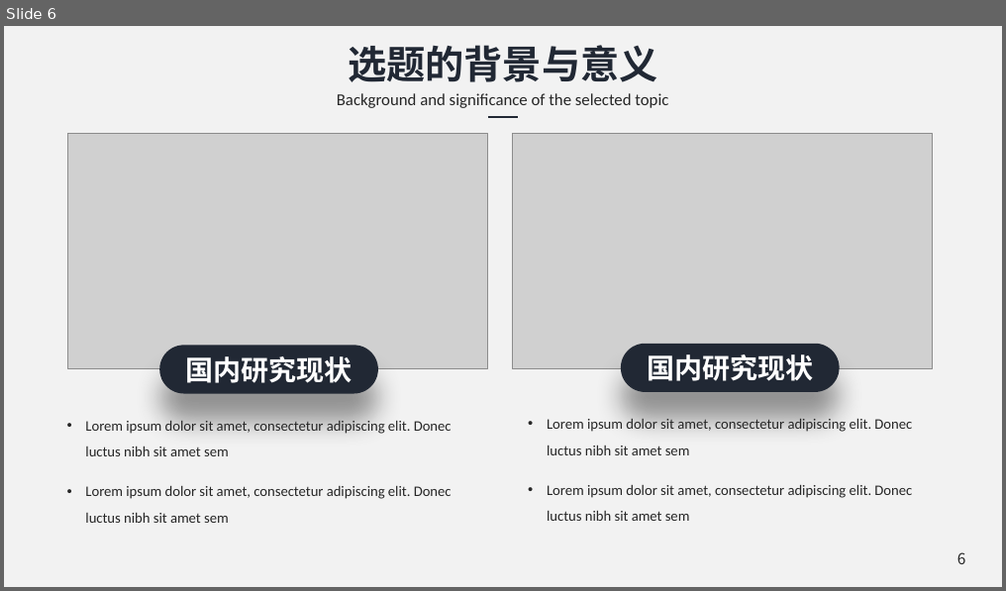
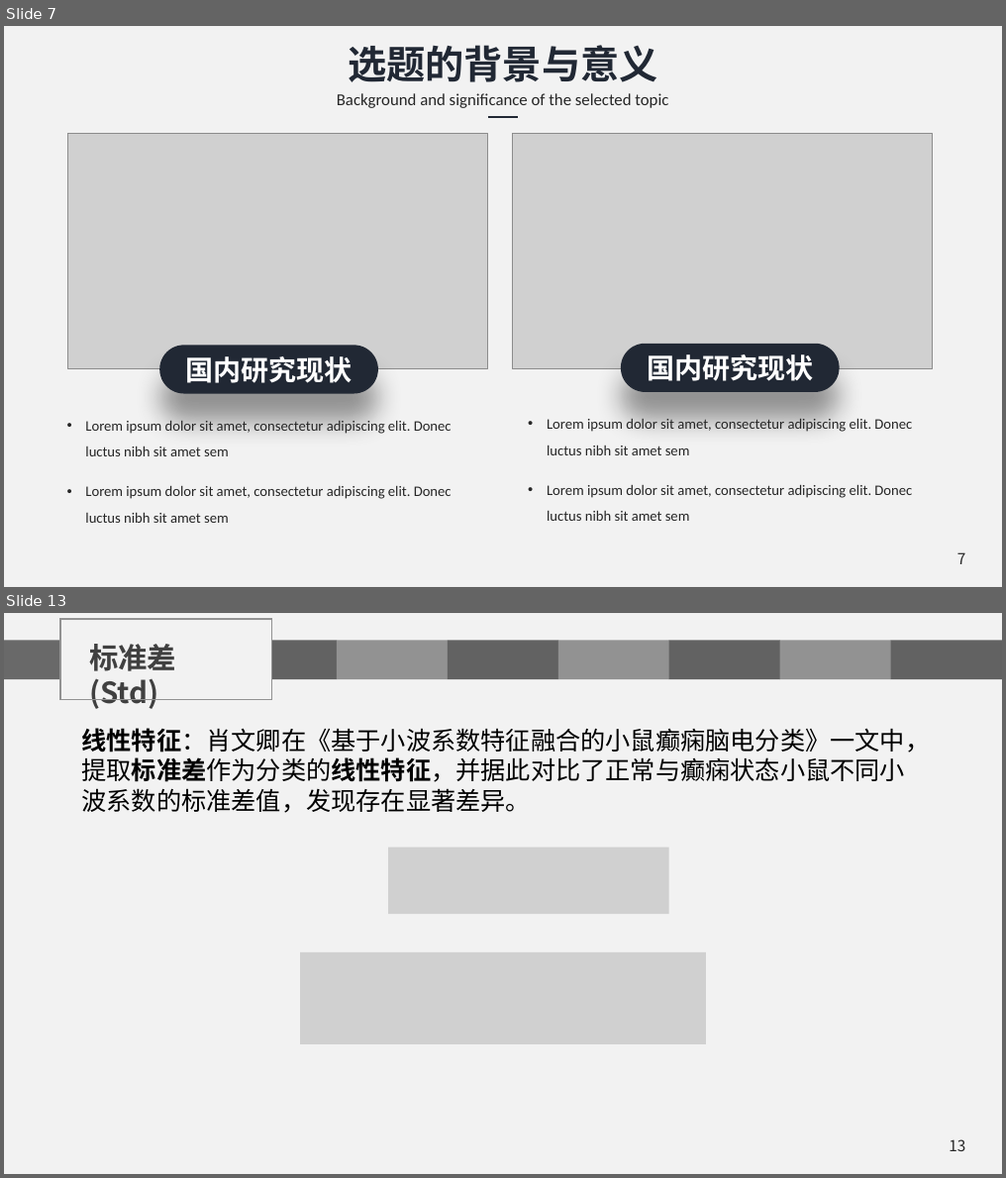
Before and after one commit to chenshuaihua/Graduate, a slide deck: 毕设文件/陈帅华-2016014016-自实1601-中期答辩.pptx. Shown one above the other, each under a label of ours: slide 6 before the commit, slides 7 and 13 after it; the slides between them are not shown. The pictures are 1006x591 and 1006x1178 pixels, drawn with LibreOffice and Linux fonts; fonts in the diff are those of the drawing; grey boxes stand for pictures; background and template pictures are left out. Boxes give left, top, right and bottom in pixels: in the first picture for what was removed or moved away, otherwise in the second. Text is boxed around its words. In the diff, an @@ line names an element or a change of style, - is before the commit and + after.

Commit message:
更改了癫痫脑电小波系数.png的错误，完善了中期答辩ppt

```diff
--- a/毕设文件/陈帅华-2016014016-自实1601-中期答辩.pptx
+++ b/毕设文件/陈帅华-2016014016-自实1601-中期答辩.pptx
@@ slide 13 added at (4,613,1002,1174), background #F2F2F2 @@
@@ rectangle added at (60,619,272,700), outline #929292 1 pt @@
@@ group added at (4,640,1002,679): 8 rectangles @@
@@ text added at (89,644,176,709), 21 pt, text #404040, bold @@
+标准差(Std)
@@ text added at (81,728,930,813), 18 pt, text #000000 @@
+线性特征：肖文卿在《基于小波系数特征融合的小鼠癫痫脑电分类》一文中，提取标准差作为分类的线性特征，并据此对比了正常与癫痫状态小鼠不同小波系数的标准差值，发现存在显著差异。
@@ picture added at (388,848,668,914) @@
@@ picture added at (300,953,707,1044) @@
@@ page number added at (948,1140,965,1152), 11 pt, text #262626 @@
+13
@@ what was slide 6 is now slide 7 @@
@@ page number at (957,553,966,565): text changed @@
-6
+7
```
Also in this commit, not shown: 7 slides changed, 13 other slides added, 5 slides removed, 1 other file.
